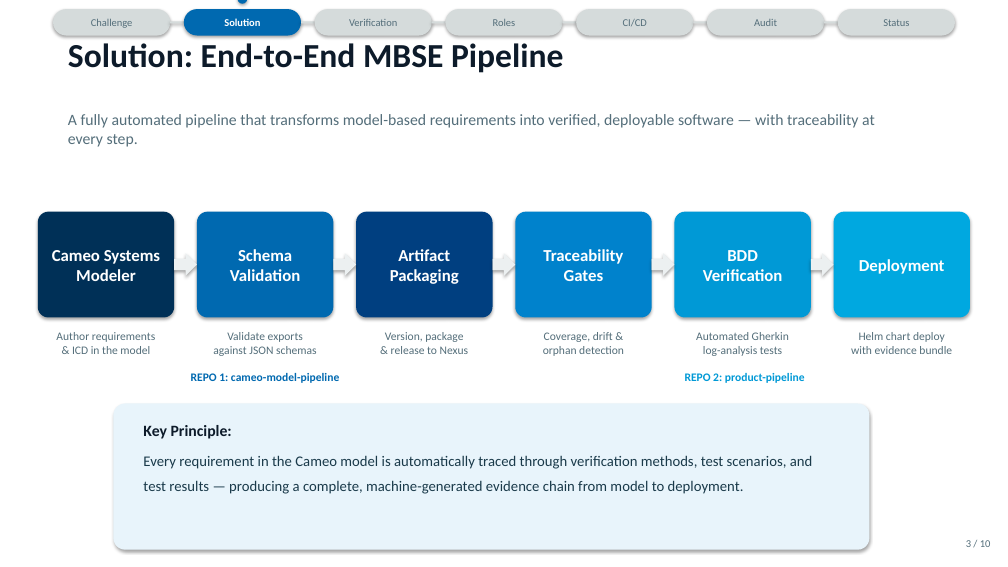
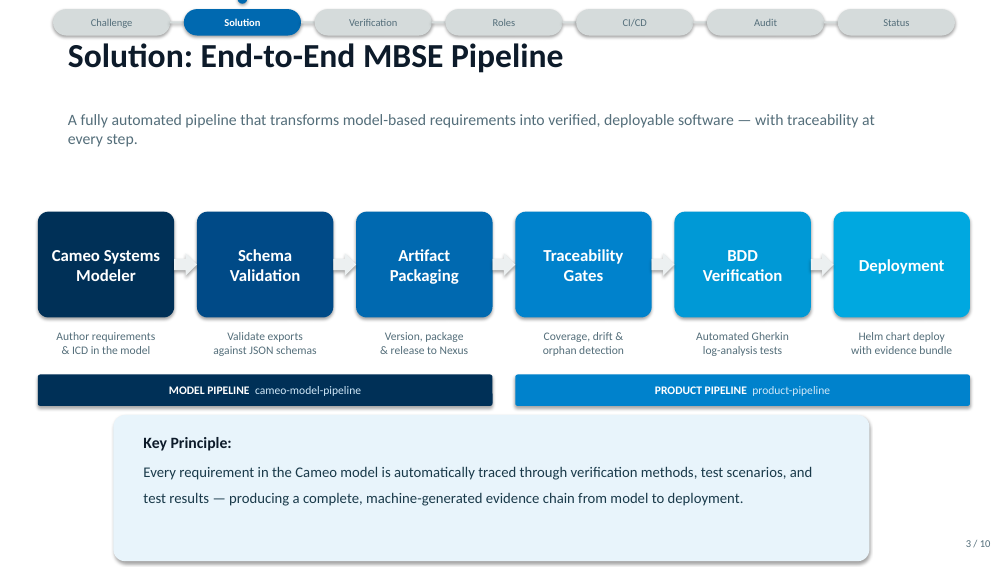
Before and after one commit to blake-perkins/product-pipeline, a slide deck: slide 3 of docs/MBSE_Pipeline_Executive_Brief.pptx. Drawn at 1008x567 pixels with LibreOffice and Linux fonts; fonts in the diff are those of the drawing. Boxes give left, top, right and bottom in pixels: in the first picture for what was removed or moved away, otherwise in the second. Text is boxed around its words. In the diff, an @@ line names an element or a change of style, - is before the commit and + after.

```diff
--- a/docs/MBSE_Pipeline_Executive_Brief.pptx
+++ b/docs/MBSE_Pipeline_Executive_Brief.pptx
@@ rounded rectangle "Schema Validation" at box(197, 212, 333, 318): fill #0069B0 to #004A87 @@
@@ rounded rectangle "Artifact Packaging" at box(356, 212, 492, 318): fill #003F80 to #0069B0 @@
@@ rounded rectangle "MODEL PIPELINE cameo-model-pipeline": place and size @@
-rounded rectangle "MODEL PIPELINE cameo-model-pipeline" at box(191, 373, 339, 383)
+rounded rectangle "MODEL PIPELINE cameo-model-pipeline" at box(38, 374, 492, 406)
@@ rounded rectangle "MODEL PIPELINE cameo-model-pipeline" at box(38, 374, 492, 406): vertical alignment top to middle; fill none to #003057; shadow on @@
@@ text in rounded rectangle at box(169, 386, 361, 396): text changed; text colour #0069B0 to #D0E8F8; bold off @@
-REPO 1: cameo-model-pipeline
+MODEL PIPELINE cameo-model-pipeline
@@ rounded rectangle "PRODUCT PIPELINE product-pipeline": place and size @@
-rounded rectangle "PRODUCT PIPELINE product-pipeline" at box(685, 373, 805, 383)
+rounded rectangle "PRODUCT PIPELINE product-pipeline" at box(516, 374, 970, 406)
@@ rounded rectangle "PRODUCT PIPELINE product-pipeline" at box(516, 374, 970, 406): vertical alignment top to middle; fill none to #0082CC; shadow on @@
@@ text in rounded rectangle at box(655, 386, 830, 396): text changed; text colour #0099D6 to #D0E8F8; bold off @@
-REPO 2: product-pipeline
+PRODUCT PIPELINE product-pipeline
@@ rounded rectangle: place and size @@
-rounded rectangle at box(113, 404, 870, 550)
+rounded rectangle at box(113, 415, 870, 561)
@@ text "Key Principle:": place and size @@
-text "Key Principle:" at box(143, 425, 812, 494)
+text "Key Principle:" at box(143, 437, 812, 506)
```
